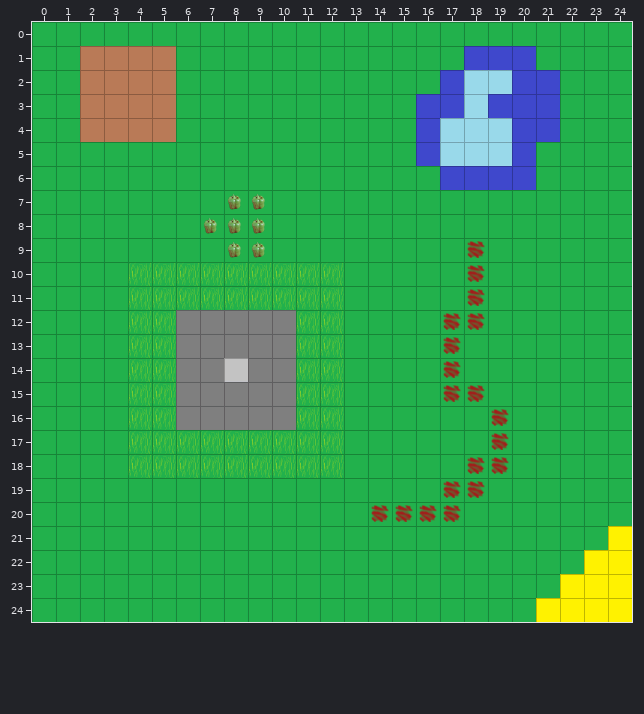
Tiled map -- public_html/res/tilemap.tmx. Above is the file before it was changed.
Cells are 64x64 px. Shown: x 0..24, y 0..24.
After the commit:
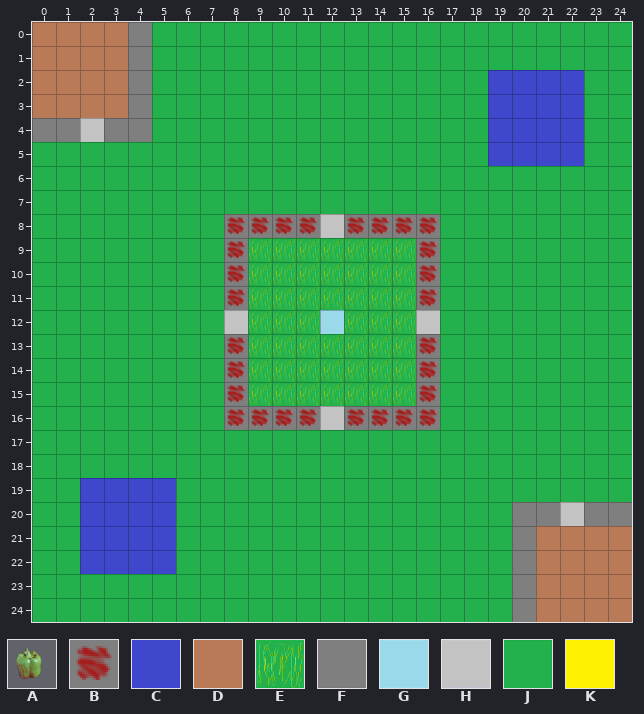
Key: from "test_object_layer": A 0, B 1; from "tileset": C 0, D 1, E 2, F 3, G 4, H 5, J 6, K 7.
_ is an empty cell.
Objects are placed by their top-left corner, in cells (3,4 is the top-left corner of cell 3,4); size is 1x1 cell unless given.
Tiles replaced or removed in this view: A, B, C, D, E, F, G, H, J, K.
See-through tiles are keyed as they look on the map.
The exact change:
Changed rows in their new state; . is an unchanged cell.
Layer "Background":
first column x 0:
 0 DDDDF....................
 1 DD..FJ............JJJ....
 2 DD..FJ...........JJC..C..
 3 DD..FJ..........JJJ...C..
 4 FFHFFJ..........JJJC..C..
 5 ................JJJC.CC..
 6 .................JJJJ....
 8 ........FFFFHFFFF........
 9 ........FEEEEEEEF........
10 ....JJJJF....EEEF........
11 ....JJJJF....EEEF........
12 ....JJJJHEE.GEEEH........
13 ....JJJJ.EE..EEEF........
14 ....JJJJFEE..EEEF........
15 ....JJJJ.EE..EEEF........
16 ....JJJJ...FHFFFF........
17 ....JJJJJJJJJ............
18 ....JJJJJJJJJ............
19 ..CCCC...................
20 ..CCCC..............FFHFF
21 ..CCCC..............FDDDD
22 ..CCCC..............FDDDD
23 ....................FDDDD
24 ....................FDDDD
Layer "Frontground":
first column x 7:
 7 .__..........
 8 _BBBB.BBBB...
 9 .B_......B._.
10 .B.......B._.
11 .B.......B._.
12 ..........__.
13 .B.......B_..
14 .B.......B_..
15 .B.......B__.
16 .BBBB.BBBB.._
17 ............_
18 ...........__
19 ..........__.
20 .......____..
Layer "Objects" (added):
added: G "Flag" at 12,12
Changed places in both pictures, as pixel boxes (x1, y1, x2, y2):
changed: (32, 22, 176, 142)
changed: (416, 46, 584, 190)
changed: (80, 194, 509, 574)
changed: (512, 502, 632, 622)
